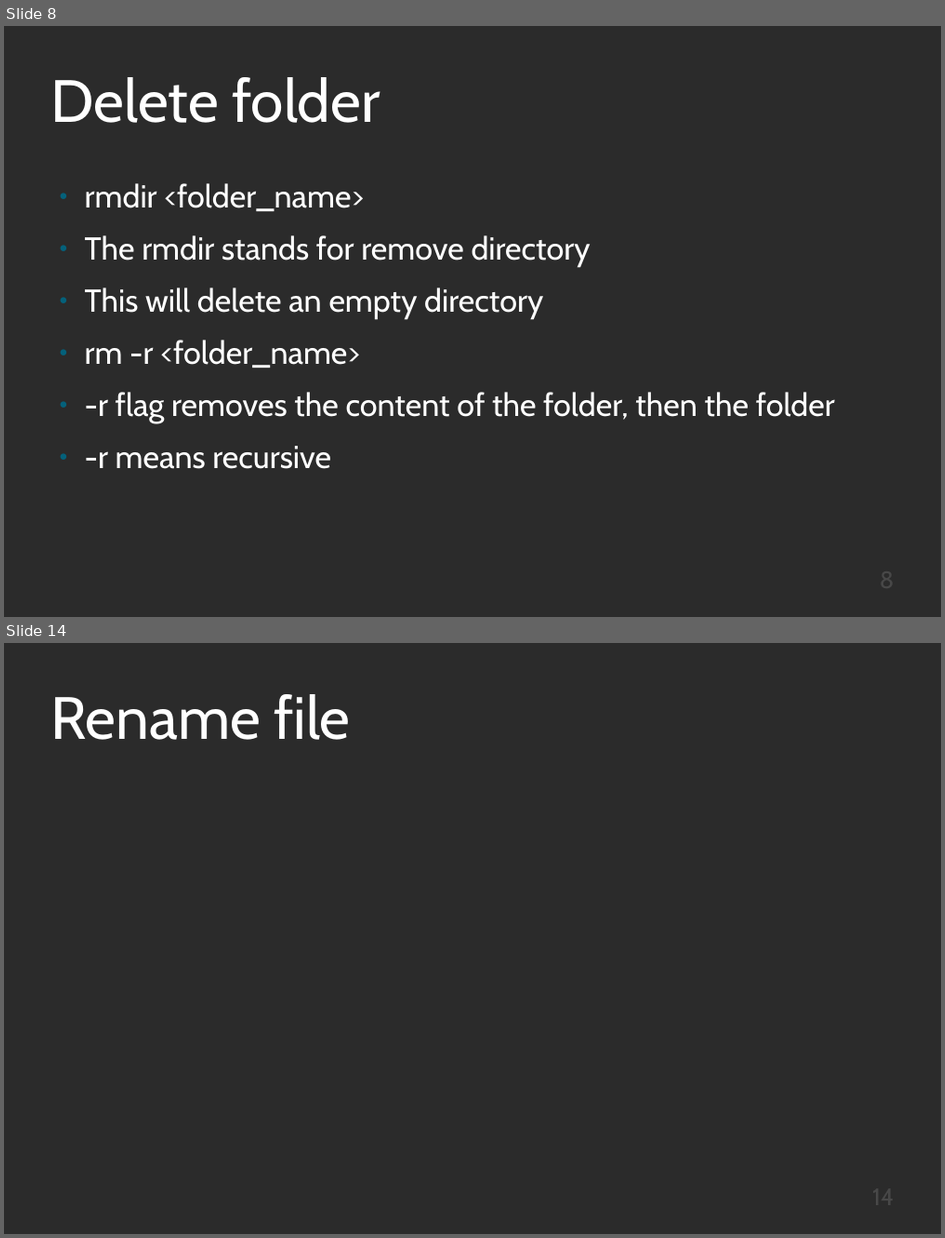
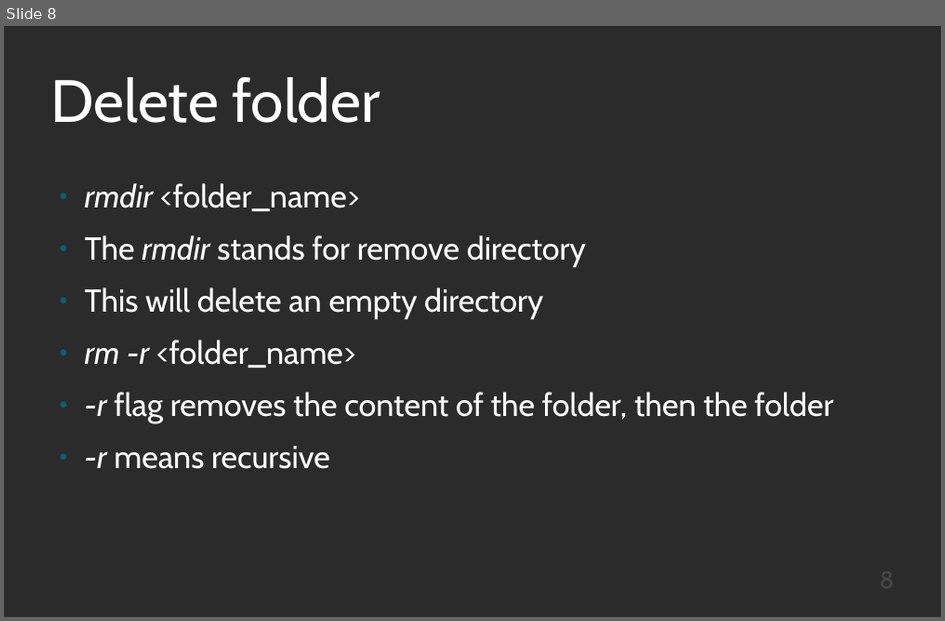
Before and after one commit to Otumian-empire/CLI-presentation, a slide deck: cli.odp. Shown one above the other, each under a label of ours: slides 8 and 14 before the commit, slide 8 after it; the slides between them are not shown. The pictures are 945x1238 and 945x621 pixels, drawn with LibreOffice and Linux fonts; fonts in the diff are those of the drawing; background and template pictures are left out; a plain dark background stands for a picture behind light text. Boxes give left, top, right and bottom in pixels: in the first picture for what was removed or moved away, otherwise in the second. Text is boxed around its words. In the diff, an @@ line names an element or a change of style, - is before the commit and + after.

```diff
--- a/cli.odp
+++ b/cli.odp
@@ slide 14 removed at box(4, 643, 941, 1234), background picture (left out) @@
@@ title removed at box(50, 694, 350, 740) @@
-Rename file
@@ page number removed at box(676, 1181, 895, 1221) @@
-14
@@ slide 8 changed as well @@
@@ text at box(85, 183, 834, 469): italic on in "rmdir", "rmdir", "rm -r", "-r" and 1 more places @@
```
Also in this commit, not shown: 10 other slides changed, 4 slides added, 2 other slides removed.
